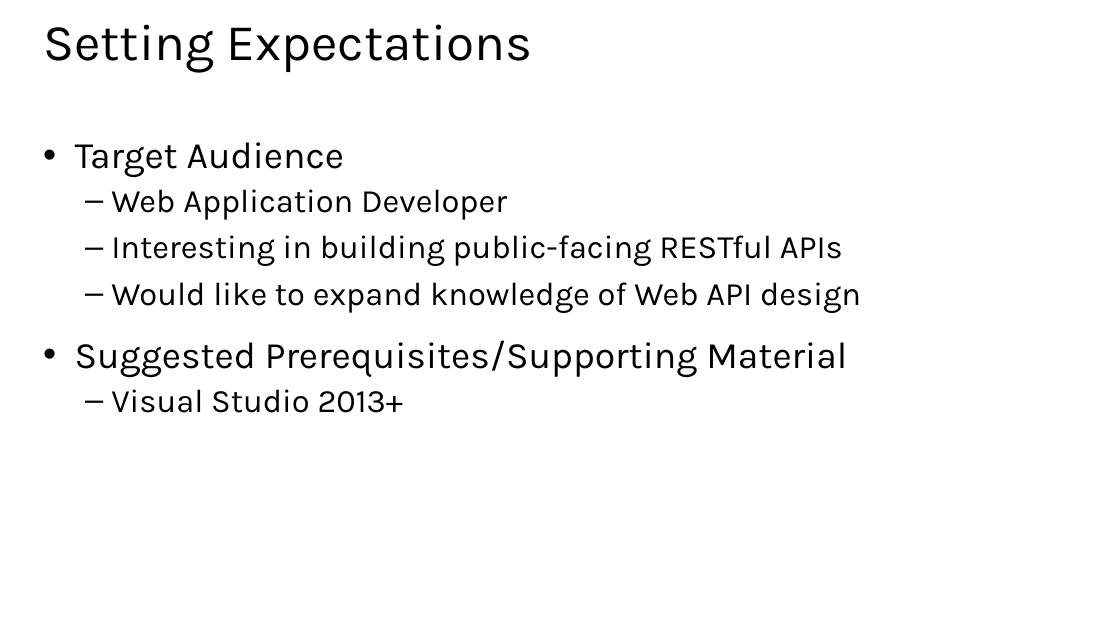
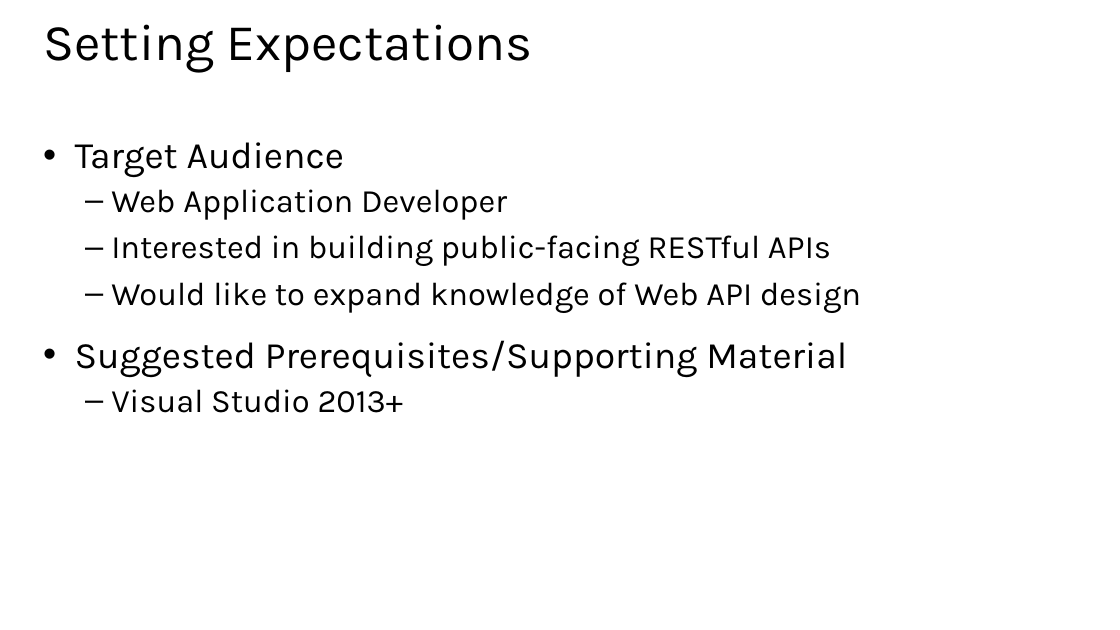
Before and after one commit to HydAu/GeekTrainer_WebAPI, a slide deck: slide 5 of Slides/Module 1 - Introduction to Web API.pptx. Drawn at 1120x630 pixels with LibreOffice and Linux fonts; fonts in the diff are those of the drawing. Boxes give left, top, right and bottom in pixels: in the first picture for what was removed or moved away, otherwise in the second. Text is boxed around its words. In the diff, an @@ line names an element or a change of style, - is before the commit and + after.

```diff
--- a/Slides/Module 1 - Introduction to Web API.pptx
+++ b/Slides/Module 1 - Introduction to Web API.pptx
@@ text at bbox=[111, 235, 831, 266]: text changed @@
-  – Interesting in building public-facing RESTful APIs
+  – Interested in building public-facing RESTful APIs
```
Also in this commit, not shown: 1 other file.
